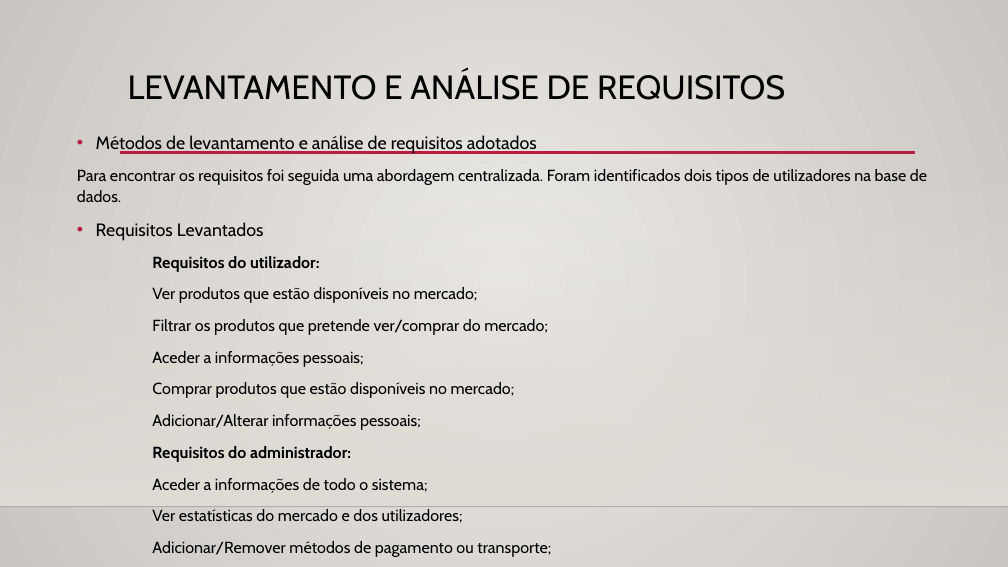
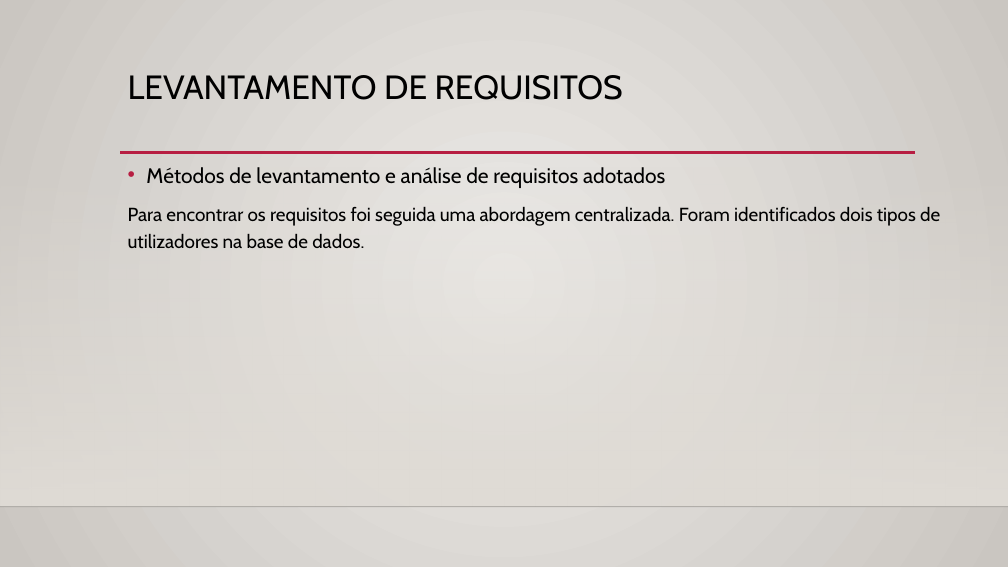
Before and after one commit to PedroCapa/BD, a slide deck: slide 3 of Apresentação BD.pptx. Drawn at 1008x567 pixels with LibreOffice and Linux fonts; fonts in the diff are those of the drawing; background and template pictures are left out. Boxes give left, top, right and bottom in pixels: in the first picture for what was removed or moved away, otherwise in the second. Text is boxed around its words. In the diff, an @@ line names an element or a change of style, - is before the commit and + after.

```diff
--- a/Apresentação BD.pptx
+++ b/Apresentação BD.pptx
@@ title at [128,75,623,100]: text changed @@
-LEVANTAMENTO E ANÁLISE DE REQUISITOS
+LEVANTAMENTO DE REQUISITOS
@@ text "Métodos de levantamento e análise ...": place and size @@
-text "Métodos de levantamento e análise ..." at [77,135,927,557]
+text "Métodos de levantamento e análise ..." at [128,167,940,248]
@@ text "Métodos de levantamento e análise ..." at [128,167,940,248]: size 17 to 20 pt in "Métodos de levantamento e análise de requisitos ..."; size 15.3 to 18 pt in "Para encontrar os requisitos foi seguida uma ..."; line spacing 1.1 to 1.2 @@
@@ text at [96,222,551,557]: paragraphs removed @@
-• Requisitos Levantados
-Requisitos do utilizador:
-Ver produtos que estão disponíveis no mercado;
-Filtrar os produtos que pretende ver/comprar do mercado;
-Aceder a informações pessoais;
-Comprar produtos que estão disponíveis no mercado;
-Adicionar/Alterar informações pessoais;
-Requisitos do administrador:
-Aceder a informações de todo o sistema;
-Ver estatísticas do mercado e dos utilizadores;
-Adicionar/Remover métodos de pagamento ou transporte;
```
Also in this commit, not shown: 2 other slides changed, 1 slide added.
